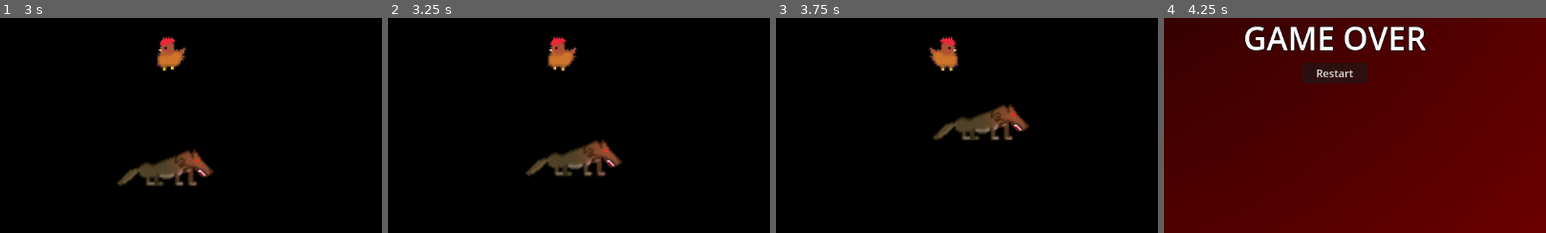
Above: before the commit, frames 1-4 (left to right).
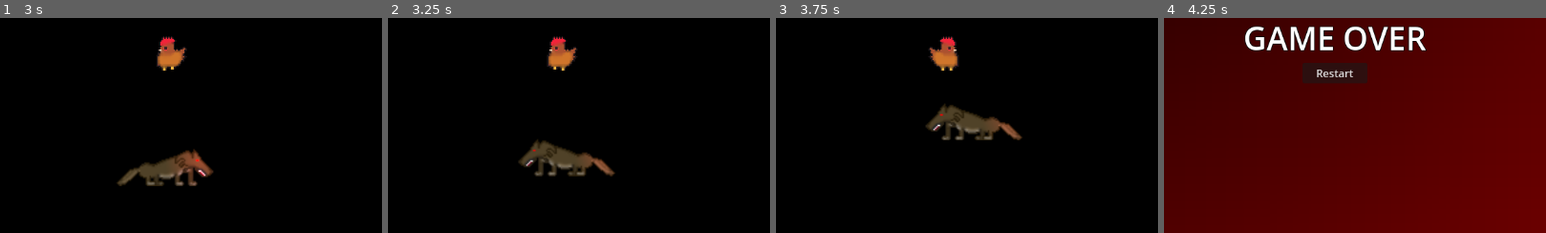
Above: after the commit, the same moments.

Repository: jackfruitgames/chickeeen
Game: Godot game, scene res://scenes/testscene/testscene.tscn
The game is run twice, just before and just after one commit, with the same random seed, the same clock (stepped at 60 frames per second) and the same inputs. This scene is started directly instead of the project's main scene.
Inputs:
- Up to frame 1 (3 s): hold Up (move_up) 0.53-2.03 s; tap one key every 0.75 s from 0.6 s: E (lay_egg) Q (shoot) Space (sprint) E (lay_egg); hold Left (move_left) from 2.03 s (still down)
- Up to frame 2 (3.25 s): keep holding Left (move_left)
- Up to frame 3 (3.75 s): release Left (move_left) at 3.53 s; hold Down (move_down) from 3.53 s (still down); tap Q (shoot) at 3.6 s
- Up to frame 4 (4.25 s): keep holding Down (move_down)
The pictures show only the part of the screen within x 28-78%, y 43-93%; the shares and areas given below are measured in that part.

Frame 1 is identical in both runs. In frame 2, 2.6% of the frame differs, in the area x 34-62%, y 56-74%; in frame 3, 2.5%; in frame 4, nothing differs.
Error in both runs: Cannot call method 'change_scene_to_file' on a null value. (res://scenes/wolf/wolfCollider.gd:9)

Commit message:
Make wolf flip 🙃
Co-Authored-By: Benj Fassbind <randombenj@gmail.com>

Diff:
--- a/scenes/wolf/movement.gd
+++ b/scenes/wolf/movement.gd
@@ -23,4 +23,5 @@
 			var current_enemy_position = wolf.global_position
 			var target_direction = (next_direction - current_enemy_position).normalized()
 			wolf.velocity = target_direction * (SPEED * delta)
+			get_parent().get_node("Sprite2D").flip_h = target_direction.x < 0
 			wolf.move_and_slide()
